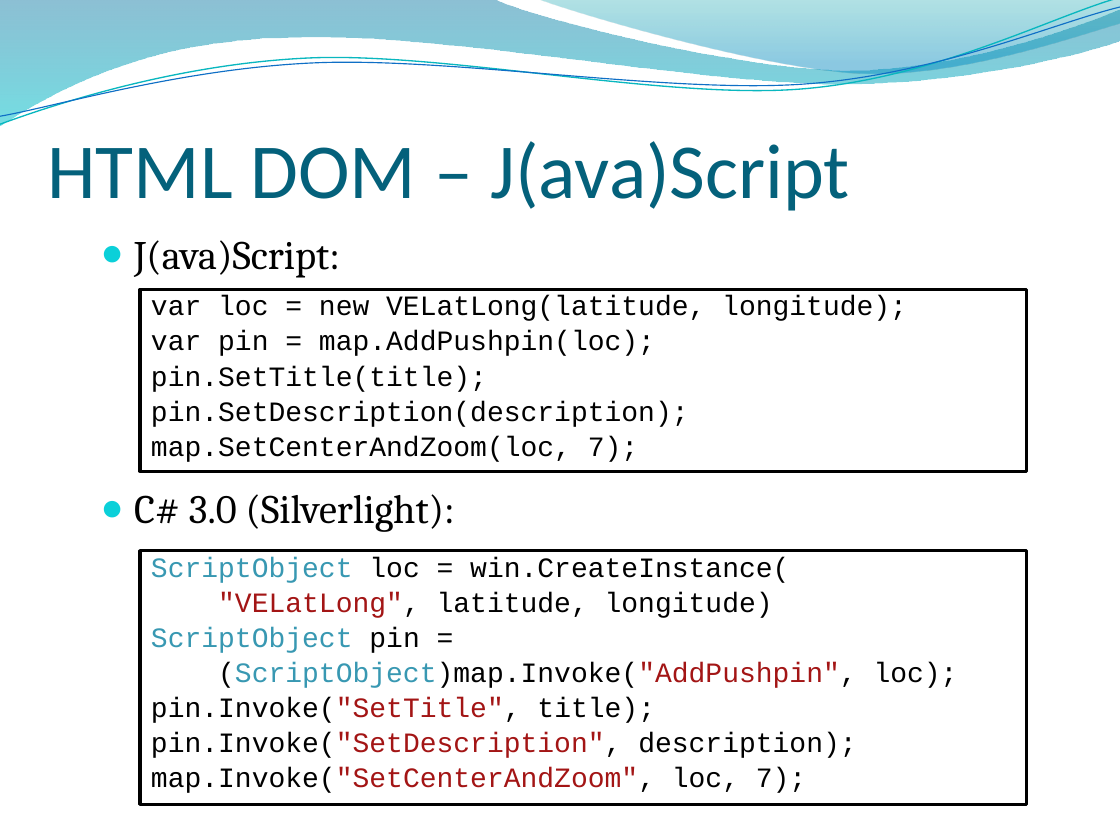
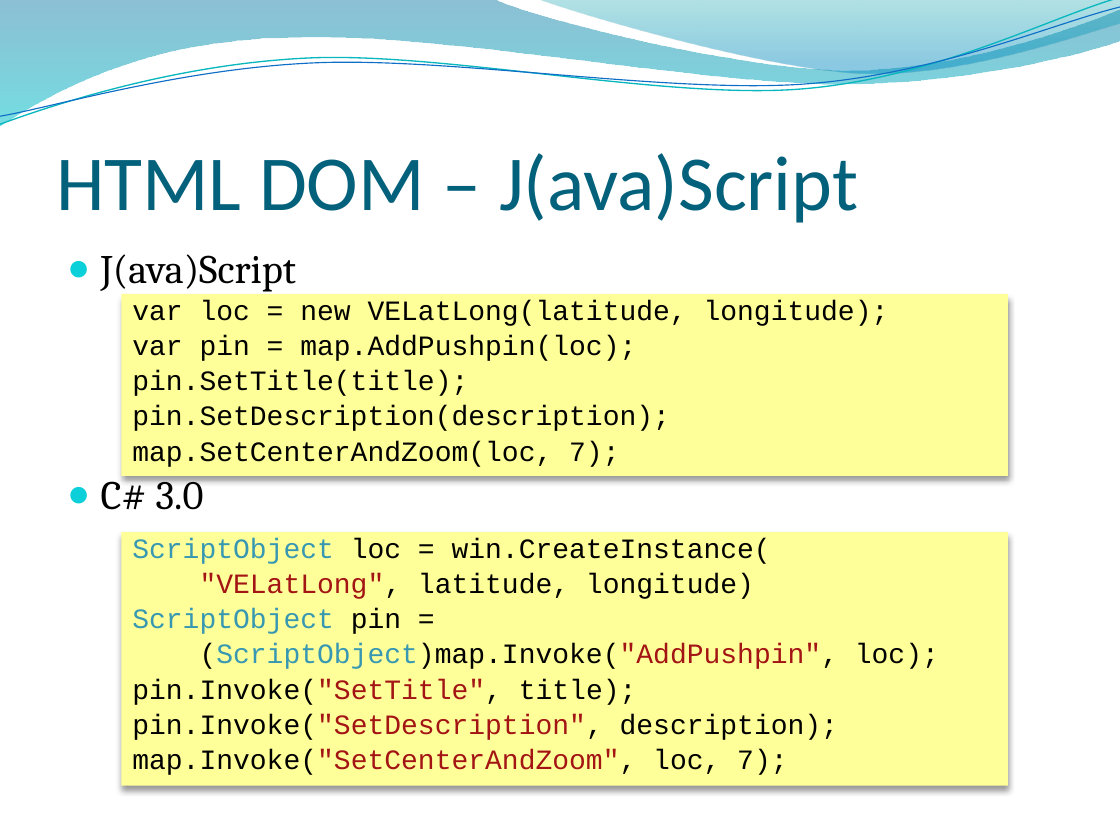
Before and after one commit to dahlbyk/Presentations, a slide deck: slide 6 of DLR/KDahlby.201006.KCDC.DLR.pptx. Drawn at 1120x840 pixels with LibreOffice and Linux fonts; fonts in the diff are those of the drawing; background and template pictures are left out. Boxes give left, top, right and bottom in pixels: in the first picture for what was removed or moved away, otherwise in the second. Text is boxed around its words. In the diff, an @@ line names an element or a change of style, - is before the commit and + after.

```diff
--- a/DLR/KDahlby.201006.KCDC.DLR.pptx
+++ b/DLR/KDahlby.201006.KCDC.DLR.pptx
@@ title "HTML DOM – J(ava)Script": place and size @@
-title "HTML DOM – J(ava)Script" at <box>47,141,850,211</box>
+title "HTML DOM – J(ava)Script" at <box>56,153,858,223</box>
@@ title "HTML DOM – J(ava)Script" at <box>56,153,858,223</box>: vertical alignment top to bottom @@
@@ text at <box>101,254,296,510</box>: text changed @@
-● J(ava)Script:
-● C# 3.0 (Silverlight):
+● J(ava)Script
+● C# 3.0
@@ rectangle "var loc = new VELatLong(latitude, ...": place and size @@
-rectangle "var loc = new VELatLong(latitude, ..." at <box>140,289,1027,470</box>
+rectangle "var loc = new VELatLong(latitude, ..." at <box>121,293,1008,475</box>
@@ rectangle "var loc = new VELatLong(latitude, ..." at <box>121,293,1008,475</box>: fill #FFFFFF to #FFFF99; outline #000000 2 pt to none; shadow on @@
@@ rectangle "ScriptObject loc = win.CreateInstance(" at <box>121,532,1008,786</box>: fill #FFFFFF to #FFFF99; outline #000000 2 pt to none; shadow on @@
@@ rectangle "ScriptObject loc = win.CreateInstance(": place and size @@
-rectangle "ScriptObject loc = win.CreateInstance(" at <box>140,551,1027,805</box>
+rectangle "ScriptObject loc = win.CreateInstance(" at <box>121,532,1008,786</box>
```
Also in this commit, not shown: 29 other slides changed, 1 slide added.
